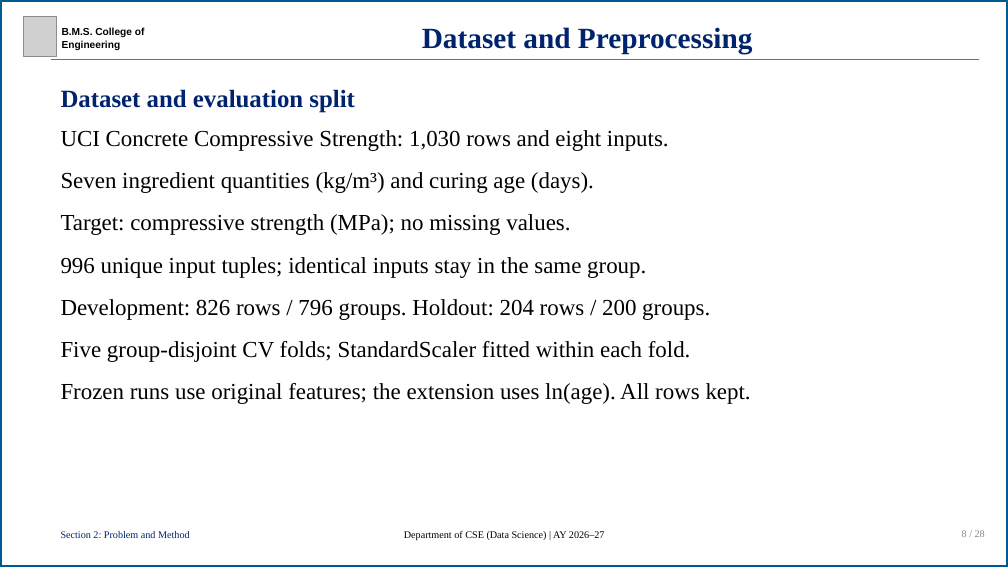
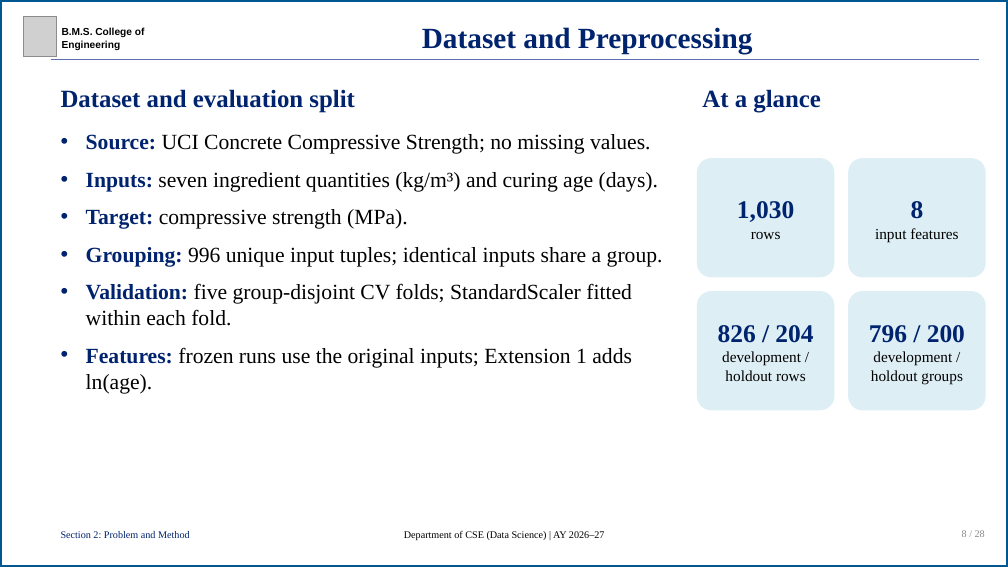
Before and after one commit to R-V-Abhishek/concrete-strength-de-svr, a slide deck: slide 8 of presentation/concrete-strength-de-svr-presentation.pptx. Drawn at 1008x567 pixels with LibreOffice and Linux fonts; fonts in the diff are those of the drawing; grey boxes stand for pictures. Boxes give left, top, right and bottom in pixels: in the first picture for what was removed or moved away, otherwise in the second. Text is boxed around its words. In the diff, an @@ line names an element or a change of style, - is before the commit and + after.

```diff
--- a/presentation/concrete-strength-de-svr-presentation.pptx
+++ b/presentation/concrete-strength-de-svr-presentation.pptx
@@ text added at bbox=[702, 89, 821, 112], 39 pt, text #00236E, bold @@
+At a glance
@@ text at bbox=[86, 134, 663, 394]: text changed; size 36 to 34 pt @@
-UCI Concrete Compressive Strength: 1,030 rows and eight inputs.
-Seven ingredient quantities (kg/m³) and curing age (days).
-Target: compressive strength (MPa); no missing values.
-996 unique input tuples; identical inputs stay in the same group.
-Development: 826 rows / 796 groups. Holdout: 204 rows / 200 groups.
-Five group-disjoint CV folds; StandardScaler fitted within each fold.
-Frozen runs use original features; the extension uses ln(age). All rows kept.
+• Source: UCI Concrete Compressive Strength; no missing values.
+• Inputs: seven ingredient quantities (kg/m³) and curing age (days).
+• Target: compressive strength (MPa).
+• Grouping: 996 unique input tuples; identical inputs share a group.
+• Validation: five group-disjoint CV folds; StandardScaler fitted within each fold.
+• Features: frozen runs use the original inputs; Extension 1 adds ln(age).
@@ rounded rectangle added at bbox=[697, 158, 834, 277], fill #DDEEF5, 40 pt, text #00236E, bold @@
+1,030
+rows
@@ rounded rectangle added at bbox=[848, 158, 986, 277], fill #DDEEF5, 24 pt, text #000000 @@
+8
+input features
@@ rounded rectangle added at bbox=[697, 291, 834, 410], fill #DDEEF5, 24 pt, text #000000 @@
+826 / 204
+development / holdout rows
@@ rounded rectangle added at bbox=[848, 291, 986, 410], fill #DDEEF5, 24 pt, text #000000 @@
+796 / 200
+development / holdout groups
```
Also in this commit, not shown: 16 other slides changed, 7 other files.
